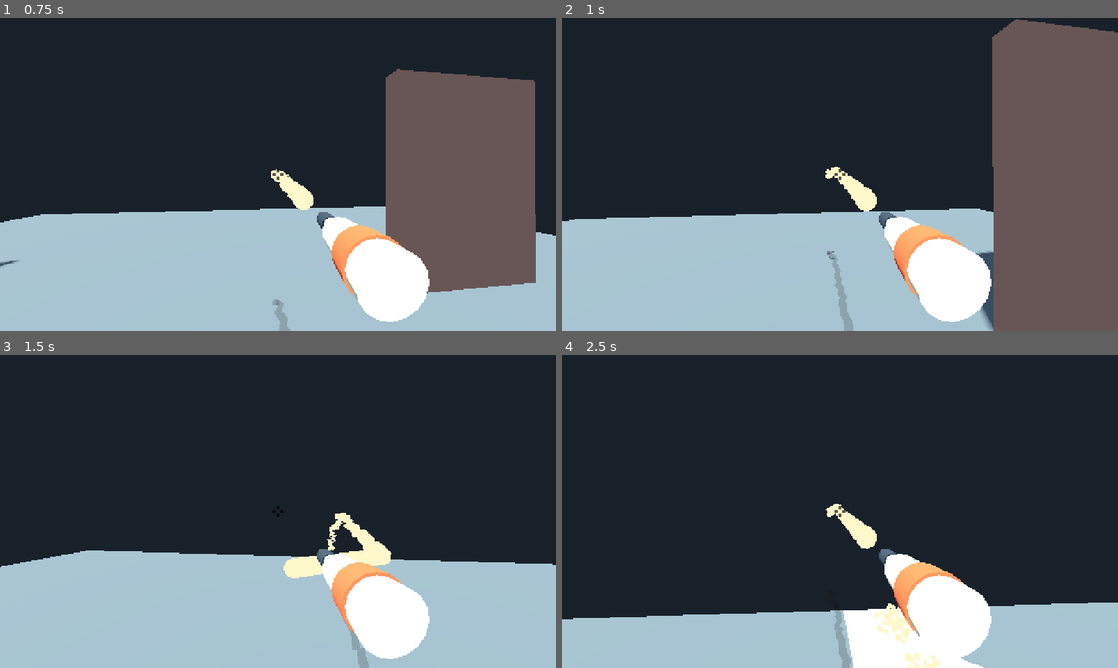
Above: before the commit, frames 1-4 (two rows, left to right).
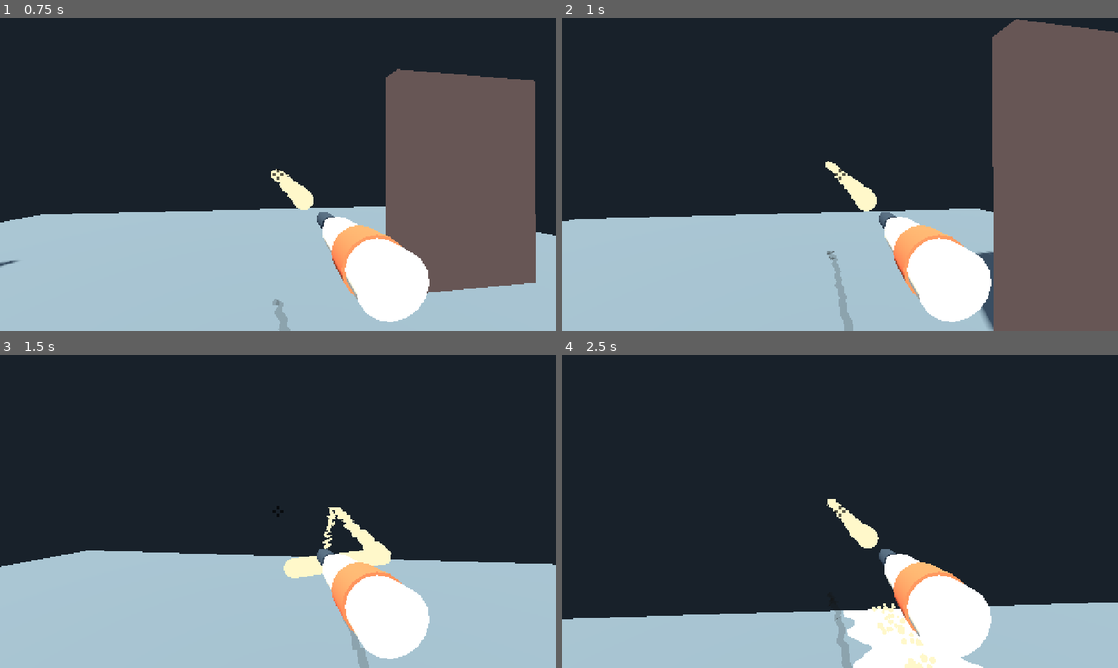
Above: after the commit, the same moments.

Repository: k3vin7/SauceIT-
Game: Godot game, scene res://main.tscn
Two runs of this game, one before a commit and one after it. Both use one fixed random seed, a clock stepped at 60 frames per second and the inputs below.
Inputs (mouse positions are in pixels of both pictures, inside the frame that each line leads up to):
- Up to frame 1 (0.75 s): tap Enter at 0.5 s; move the mouse to (305, 174) at 0.52 s; press the mouse at (305, 174) at 0.53 s; hold W (move_forward) from 0.53 s (still down)
- Up to frame 2 (1 s): keep holding W (move_forward)
- Up to frame 3 (1.5 s): keep holding W (move_forward); move the mouse to (250, 511) at 1.27 s; release the mouse at (250, 511) at 1.28 s; tap Shift (run) at 1.35 s
- Up to frame 4 (2.5 s): keep holding W (move_forward); move the mouse to (851, 505) at 2.02 s; press the mouse at (851, 505) at 2.03 s

Frame 1 is identical in both runs. In frame 2, less than 0.1% of the frame differs, in the area x 47-50%, y 45-52%; in frame 3, 0.2%; in frame 4, 0.9%, in the area x 47-68%, y 46-100%.

Commit message:
Increase sauce range 1.5x
stream_range 1.96 -> 2.94 m and point_time_lifetime 0.28 -> 0.42 s.

Both had to move. _simulate_points drops a point out of its powered phase
on whichever limit hits first, and at 7 m/s the two were matched exactly:
0.28 s of flight is 1.96 m. Raising only stream_range would have left the
time limit cutting at the old distance and changed nothing.

Measured: the powered reach goes 1.96 -> 2.94 m, exactly 1.5x. Where the
sauce lands moves less, 5.87 -> 6.81 m from the muzzle, because the
ballistic coast after the stream loses pressure depends on muzzle height
and speed rather than on the powered range. Live points rise from a mean of
85 to 94, still well under the 192 cap.

aim_convergence_distance is left at 2.2 m: it sets where the stream crosses
the crosshair for an off-centre nozzle, which is not a function of range.

Claude-Session: https://claude.ai/code/session_01HCdwwVp4KXGpCDusmVrS6V

Diff:
--- a/scripts/mayo_prototype.gd
+++ b/scripts/mayo_prototype.gd
@@ -34,12 +34,12 @@
 	var expires_at := 0.0
 
 @export_group("Mayo Stream — Reference Values")
-@export_range(0.2, 6.0, 0.01, "suffix:m") var stream_range := 1.96
+@export_range(0.2, 6.0, 0.01, "suffix:m") var stream_range := 2.94
 @export_range(0.5, 15.0, 0.1, "suffix:m/s") var extend_speed := 7.0
 @export_range(0.025, 0.25, 0.005, "suffix:m") var point_spacing := 0.09
 @export_range(0.02, 0.2, 0.001, "suffix:m") var strand_thickness := 0.093
 @export_range(0.0, 0.5, 0.01, "suffix:m") var muzzle_forward_offset := 0.15
-@export_range(0.02, 1.5, 0.01, "suffix:s") var point_time_lifetime := 0.28
+@export_range(0.02, 1.5, 0.01, "suffix:s") var point_time_lifetime := 0.42
 @export var use_time_lifetime := true
 @export var use_distance_lifetime := true
 @export_range(0.0, 30.0, 0.1, "suffix:m/s²") var gravity_acceleration := 9.8
Not shown, changed: README.md
